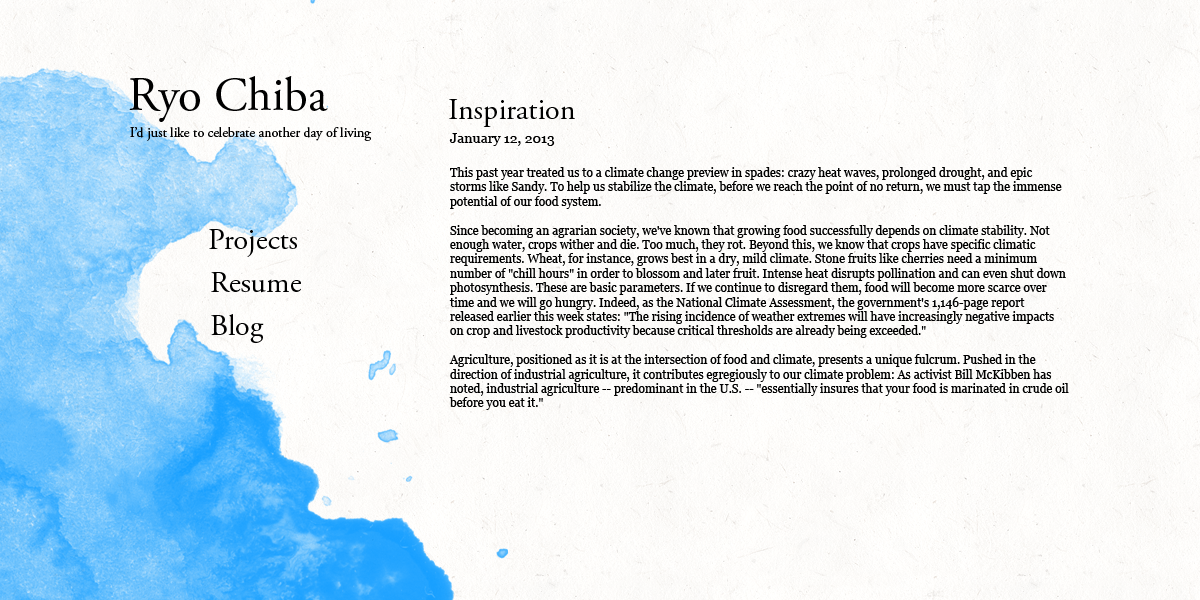
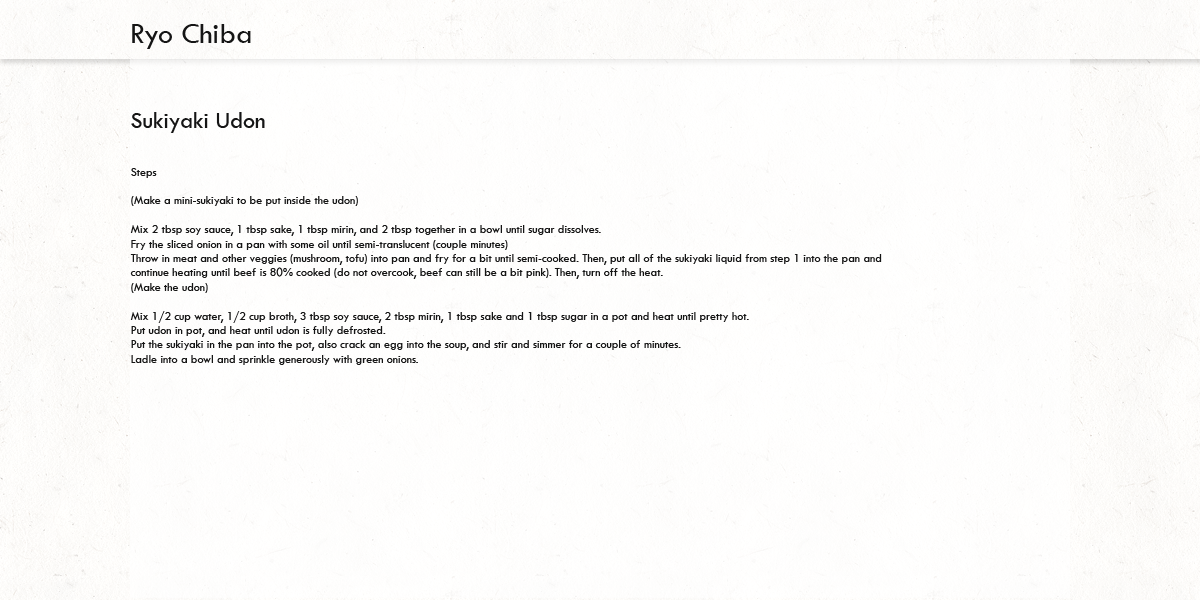
The second 1200 x 600 image is a revision of the first. Changes to its layers:
added layer "Ryo Chiba" (1st of 2) above "Steps (Make a mini-sukiyaki to be put inside the udon) Mix 2" over [132, 24, 251, 49]
added layer "Steps (Make a mini-sukiyaki to be put inside the udon) Mix 2" above "Sukiyaki Udon" over [130, 168, 882, 365]
added layer "Sukiyaki Udon" above "Shape 2" over [131, 112, 265, 133]
added layer "Shape 2" (59%) above "Shape 1" over [130, 59, 1070, 598]
added layer "Shape 1" (19%) above "Group 1" over [2, 0, 1198, 59]
moved "Projects" into group "Group 1" over [209, 229, 297, 257]
moved "Blog" into group "Group 1" over [211, 314, 264, 343]
moved "Resume" into group "Group 1" over [211, 272, 301, 293]
moved "I’d just like to celebrate another day of living" into group "Group 1" over [130, 127, 372, 141]
moved "Ryo Chiba" (2nd of 2, in "Group 1") into group "Group 1" over [129, 76, 328, 122]
moved "This past year treated us to a climate change preview in spades" into group "Group 1" over [449, 167, 1069, 410]
moved "January 12, 2013" into group "Group 1" over [449, 133, 555, 146]
moved "Inspiration" into group "Group 1" over [449, 99, 575, 127]
hid "Layer 2" over [0, 0, 508, 600]
